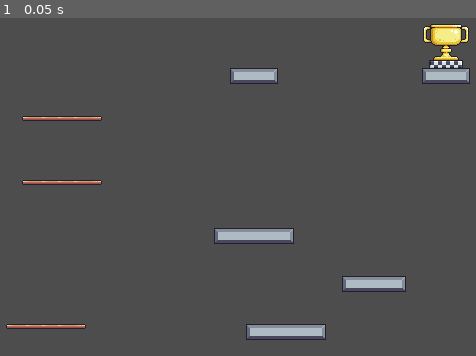
Above: before the commit, frame 1.
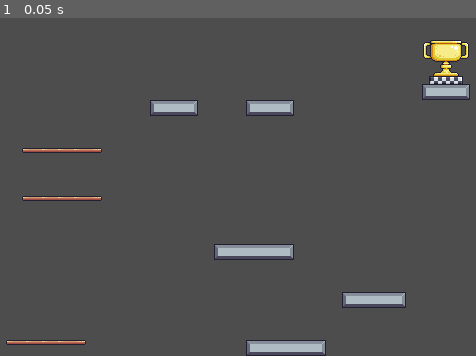
Above: after the commit, the same moment.

Repository: DeVelox/Niro
Game: Godot game, scene res://levels/lukas/fastmovementtest1.tscn
Same seed, same stepped clock (60 frames per second), same inputs: the game is played once before the commit and once after it. This scene is started directly instead of the project's main scene.
Inputs:
- Up to frame 1 (0.05 s): no input

The runs differ from the first frame. In frame 1, 8.1% of the frame differs, in the area x 1-99%, y 1-100%.

Commit message:
Level stuff

Diff:
--- a/levels/lukas/fastmovementtest1.tscn
+++ b/levels/lukas/fastmovementtest1.tscn
@@ -8,27 +8,9 @@
 script = ExtResource("1_5jw3d")
 
 [node name="Tilemap" parent="." instance=ExtResource("2_yua35")]
-layer_1/tile_data = PackedInt32Array(-131066, 1114112, 1, -131051, 786432, 4, -131065, 1179648, 1, -131064, 1179648, 1, -131063, 1179648, 1, -131050, 851968, 4, -131049, 851968, 4, -131048, 851968, 4, -131062, 1245184, 1, -131047, 917504, 4, -1179628, 786432, 4, -1179627, 851968, 4, -1179626, 917504, 4, -327653, 786432, 4, -327652, 851968, 4, -327651, 851968, 4, -327650, 917504, 4, -524268, 851968, 4, -524267, 851968, 4, -524266, 851968, 4, -524265, 917504, 4, -524269, 786432, 4, -720889, 1114112, 1, -720888, 1179648, 1, -720887, 1179648, 1, -720886, 1179648, 1, -720885, 1245184, 1, -983033, 1114112, 1, -983032, 1179648, 1, -983031, 1179648, 1, -983030, 1179648, 1, -983029, 1245184, 1, -1179616, 786432, 4, -1179615, 851968, 4, -1179614, 917504, 4)
-layer_2/tile_data = PackedInt32Array(-131051, 1, 65536, -131050, 1, 65536, -131049, 1, 65536, -131048, 1, 65536, -131047, 1, 65536, -327653, 1, 65536, -327652, 1, 65536, -327651, 1, 65536, -327650, 1, 65536, -524269, 1, 65536, -524268, 1, 65536, -524267, 1, 65536, -524266, 1, 65536, -524265, 1, 65536, -1179628, 1, 65536, -1179627, 1, 65536, -1179626, 1, 65536)
+layer_1/tile_data = PackedInt32Array(-65530, 1114112, 1, -851961, 1114112, 1, -655353, 1114112, 1, -65529, 1179648, 1, -851960, 1179648, 1, -655352, 1179648, 1, -65528, 1179648, 1, -851959, 1179648, 1, -655351, 1179648, 1, -65527, 1179648, 1, -851958, 1179648, 1, -655350, 1179648, 1, -65526, 1245184, 1, -851957, 1245184, 1, -655349, 1245184, 1, -1048561, 786432, 4, -1048560, 851968, 4, -1048559, 917504, 4, -458733, 786432, 4, -458732, 851968, 4, -1048555, 786432, 4, -458731, 851968, 4, -65515, 786432, 4, -1048554, 851968, 4, -458730, 851968, 4, -65514, 851968, 4, -1048553, 917504, 4, -458729, 917504, 4, -65513, 851968, 4, -65512, 851968, 4, -65511, 917504, 4, -262117, 786432, 4, -262116, 851968, 4, -262115, 851968, 4, -262114, 917504, 4, -1114080, 786432, 4, -1114079, 851968, 4, -1114078, 917504, 4)
+layer_2/tile_data = PackedInt32Array(-1048561, 1, 65536, -1048560, 1, 65536, -1048559, 1, 65536, -458733, 1, 65536, -458732, 1, 65536, -1048555, 1, 65536, -458731, 1, 65536, -65515, 1, 65536, -1048554, 1, 65536, -458730, 1, 65536, -65514, 1, 65536, -1048553, 1, 65536, -458729, 1, 65536, -65513, 1, 65536, -65512, 1, 65536, -65511, 1, 65536, -262117, 1, 65536, -262116, 1, 65536, -262115, 1, 65536, -262114, 1, 65536)
 
 [node name="SceneSwitcher" parent="." instance=ExtResource("4_5u63x")]
-position = Vector2(536, 40)
+position = Vector2(536, 56)
 next_scene = "res://levels/lukas/fastmovementtest2.tscn"
-
-[connection signal="body_entered" from="Tilemap/Crumble" to="Tilemap/Crumble" method="_on_body_entered"]
-[connection signal="body_entered" from="Tilemap/@Area2D@25516" to="Tilemap/@Area2D@25516" method="_on_body_entered"]
-[connection signal="body_entered" from="Tilemap/@Area2D@25517" to="Tilemap/@Area2D@25517" method="_on_body_entered"]
-[connection signal="body_entered" from="Tilemap/@Area2D@25518" to="Tilemap/@Area2D@25518" method="_on_body_entered"]
-[connection signal="body_entered" from="Tilemap/@Area2D@25519" to="Tilemap/@Area2D@25519" method="_on_body_entered"]
-[connection signal="body_entered" from="Tilemap/@Area2D@25520" to="Tilemap/@Area2D@25520" method="_on_body_entered"]
-[connection signal="body_entered" from="Tilemap/@Area2D@25521" to="Tilemap/@Area2D@25521" method="_on_body_entered"]
-[connection signal="body_entered" from="Tilemap/@Area2D@25522" to="Tilemap/@Area2D@25522" method="_on_body_entered"]
-[connection signal="body_entered" from="Tilemap/@Area2D@25523" to="Tilemap/@Area2D@25523" method="_on_body_entered"]
-[connection signal="body_entered" from="Tilemap/@Area2D@25524" to="Tilemap/@Area2D@25524" method="_on_body_entered"]
-[connection signal="body_entered" from="Tilemap/@Area2D@25525" to="Tilemap/@Area2D@25525" method="_on_body_entered"]
-[connection signal="body_entered" from="Tilemap/@Area2D@25526" to="Tilemap/@Area2D@25526" method="_on_body_entered"]
-[connection signal="body_entered" from="Tilemap/@Area2D@25527" to="Tilemap/@Area2D@25527" method="_on_body_entered"]
-[connection signal="body_entered" from="Tilemap/@Area2D@25528" to="Tilemap/@Area2D@25528" method="_on_body_entered"]
-[connection signal="body_entered" from="Tilemap/@Area2D@25529" to="Tilemap/@Area2D@25529" method="_on_body_entered"]
-[connection signal="body_entered" from="Tilemap/@Area2D@25530" to="Tilemap/@Area2D@25530" method="_on_body_entered"]
-[connection signal="body_entered" from="Tilemap/@Area2D@25531" to="Tilemap/@Area2D@25531" method="_on_body_entered"]
--- a/levels/lukas/fastmovementtest2.tscn
+++ b/levels/lukas/fastmovementtest2.tscn
@@ -8,9 +8,9 @@
 script = ExtResource("1_2gv45")
 
 [node name="Tilemap" parent="." instance=ExtResource("2_ihba4")]
-layer_1/tile_data = PackedInt32Array(-786425, 1114112, 1, -786424, 1179648, 1, -786423, 1245184, 1, -1572847, 983040, 4, -1507311, 983040, 4, -1441775, 983040, 5, -1376239, 983040, 5, -1310703, 983040, 6, -1179627, 786432, 4, -1114091, 1114112, 4, -1048555, 1114112, 5, -983019, 1114112, 6, -1179626, 851968, 4, -1179625, 851968, 4, -1179624, 851968, 4, -1572839, 983040, 4, -1507303, 983040, 4, -1441767, 983040, 5, -1376231, 983040, 6, -1179623, 851968, 4, -1572838, 983040, 4, -1507302, 983040, 4, -1441766, 983040, 5, -1376230, 983040, 6, -1179622, 851968, 4, -1179621, 851968, 4, -1179620, 851968, 4, -1179619, 851968, 4, -1179618, 851968, 4, -1179617, 851968, 4, -1179616, 851968, 4, -1179615, 851968, 4, -1179614, 917504, 4)
-layer_2/tile_data = PackedInt32Array(-1179627, 1, 65536, -1114091, 1, 65536, -1048555, 1, 65536, -983019, 1, 65536, -1179626, 1, 65536, -1179625, 1, 65536, -1179624, 1, 65536, -1179623, 1, 65536, -1179622, 1, 65536, -1179621, 1, 65536, -1179620, 1, 65536, -1179619, 1, 65536, -1179618, 1, 65536, -1179617, 1, 65536, -1179616, 1, 65536, -1179615, 1, 65536, -1179614, 1, 65536)
+layer_1/tile_data = PackedInt32Array(-1441775, 983040, 4, -1376239, 983040, 5, -1310703, 983040, 5, -1245167, 983040, 5, -1048555, 786432, 4, -983019, 1114112, 4, -917483, 1114112, 5, -1441767, 983040, 4, -1376231, 983040, 5, -1310695, 983040, 5, -1441766, 983040, 4, -1376230, 983040, 5, -1310694, 983040, 5, -1114080, 786432, 4, -1114079, 851968, 4, -1114078, 917504, 4, -720889, 1114112, 1, -720888, 1179648, 1, -720887, 1245184, 1, -1179631, 983040, 6, -851947, 1114112, 6, -1048554, 851968, 4, -1048553, 851968, 4, -1048552, 851968, 4, -1245159, 983040, 6, -1048551, 851968, 4, -1245158, 983040, 6, -1048550, 851968, 4, -1048549, 851968, 4, -1048548, 851968, 4, -1048547, 851968, 4, -1048546, 851968, 4, -1048545, 851968, 4, -1048544, 851968, 4, -1048543, 851968, 4, -1048542, 917504, 4)
+layer_2/tile_data = PackedInt32Array(-1048555, 1, 65536, -983019, 1, 65536, -917483, 1, 65536, -1114080, 1, 65536, -1114079, 1, 65536, -1114078, 1, 65536, -851947, 1, 65536, -1048554, 1, 65536, -1048553, 1, 65536, -1048552, 1, 65536, -1048551, 1, 65536, -1048550, 1, 65536, -1048549, 1, 65536, -1048548, 1, 65536, -1048547, 1, 65536, -1048546, 1, 65536, -1048545, 1, 65536, -1048544, 1, 65536, -1048543, 1, 65536, -1048542, 1, 65536)
 
 [node name="SceneSwitcher" parent="." instance=ExtResource("4_2hgrj")]
-position = Vector2(136, 136)
+position = Vector2(136, 152)
 next_scene = "res://levels/lukas/fastmovementtest3.tscn"
--- /dev/null
+++ b/levels/lukas/fastmovementtest3.tscn
@@ -0,0 +1,18 @@
+[gd_scene load_steps=4 format=3 uid="uid://dshqa4djsi3mg"]
+
+[ext_resource type="Script" path="res://prefabs/level.gd" id="1_qtkw1"]
+[ext_resource type="PackedScene" uid="uid://bb44qdp7l5m62" path="res://prefabs/tilemap.tscn" id="2_fe1av"]
+[ext_resource type="PackedScene" uid="uid://lnpjdxepd4ie" path="res://prefabs/rope_climb.tscn" id="3_sq8gm"]
+
+[node name="Level" type="Node2D"]
+script = ExtResource("1_qtkw1")
+
+[node name="Tilemap" parent="." instance=ExtResource("2_fe1av")]
+layer_1/tile_data = PackedInt32Array(-720889, 1114112, 1, -720888, 1179648, 1, -720887, 1245184, 1, -786402, 786432, 4, -393186, 786432, 4, -131042, 1114112, 1, -786401, 851968, 4, -393185, 851968, 4, -131041, 1179648, 1, -786400, 917504, 4, -393184, 917504, 4, -131040, 1245184, 1)
+layer_2/tile_data = PackedInt32Array(-786402, 1, 65536, -393186, 1, 65536, -786401, 1, 65536, -393185, 1, 65536, -786400, 1, 65536, -393184, 1, 65536)
+
+[node name="RopeClimb" parent="." instance=ExtResource("3_sq8gm")]
+position = Vector2(257, 130)
+
+[node name="RopeClimb2" parent="." instance=ExtResource("3_sq8gm")]
+position = Vector2(378, 130)
